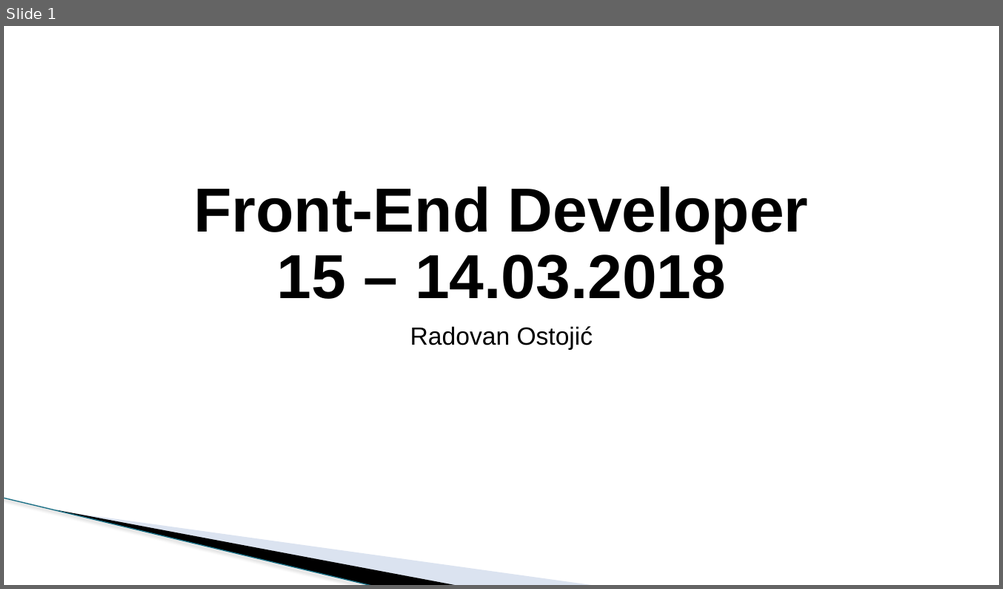
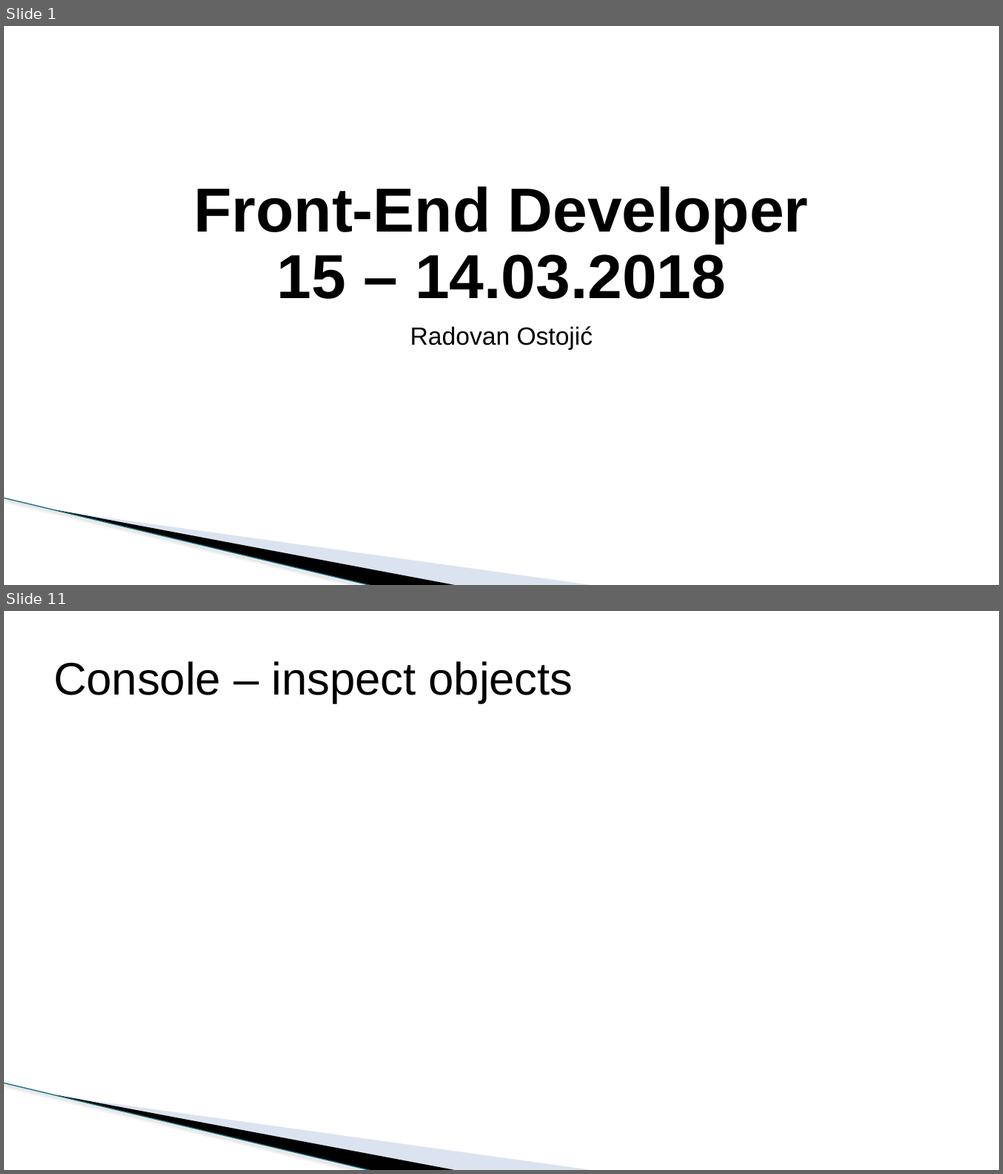
Before and after one commit to todalexcode/kurs-front-end, a slide deck: sesija-15/PPT/Front-End Developer-15.pptx. Shown one above the other, each under a label of ours: slide 1 before the commit, slides 1 and 11 after it; the slides between them are not shown. The pictures are 1003x589 and 1003x1174 pixels, drawn with LibreOffice and Linux fonts; fonts in the diff are those of the drawing; background and template pictures are left out. Boxes give left, top, right and bottom in pixels: in the first picture for what was removed or moved away, otherwise in the second. Text is boxed around its words. In the diff, an @@ line names an element or a change of style, - is before the commit and + after.

```diff
--- a/sesija-15/PPT/Front-End Developer-15.pptx
+++ b/sesija-15/PPT/Front-End Developer-15.pptx
@@ slide 11 added at (4,611,999,1170), background #FFFFFF; not listed: 3 template elements that a slide beside it also shows @@
@@ title added at (54,661,573,703), 44 pt, text #000000 @@
+Console – inspect objects
```
Also in this commit, not shown: 1 slide changed, 8 other slides added, 2 slides removed, 17 other files.
